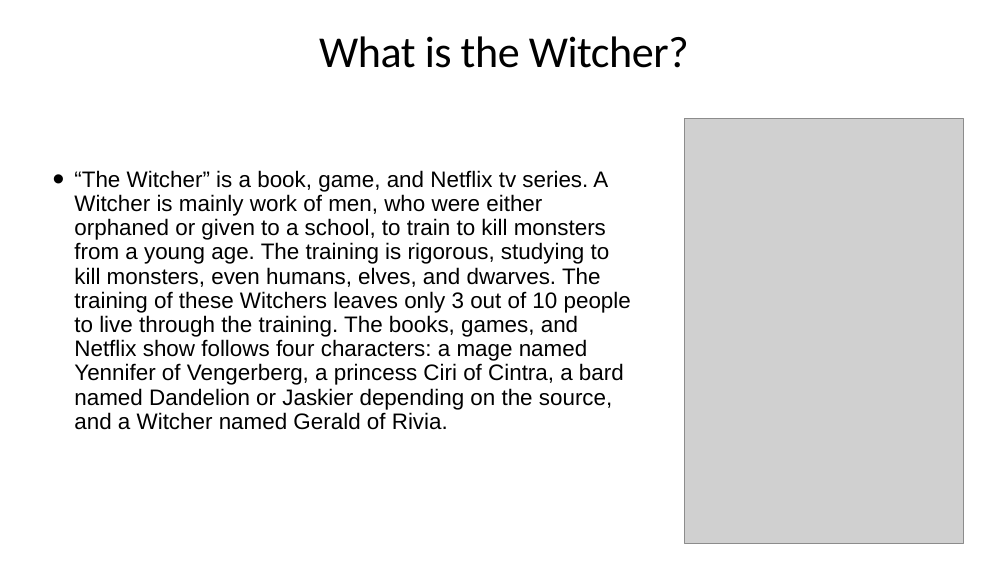
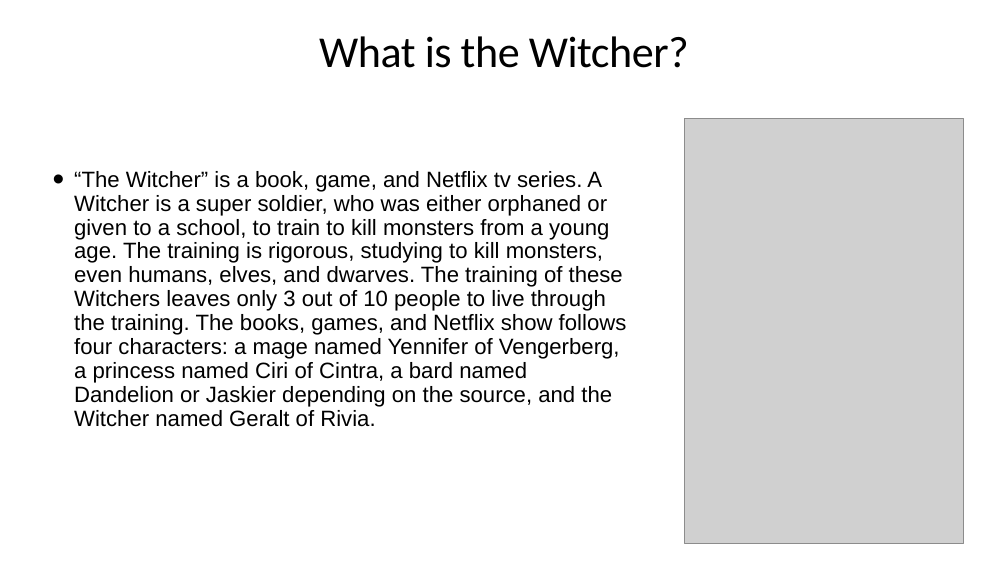
Before and after one commit to Jake-guerrero/The-Witcher, a slide deck: slide 2 of The witcher.pptx. Drawn at 1008x567 pixels with LibreOffice and Linux fonts; fonts in the diff are those of the drawing; grey boxes stand for pictures. Boxes give left, top, right and bottom in pixels: in the first picture for what was removed or moved away, otherwise in the second. Text is boxed around its words. In the diff, an @@ line names an element or a change of style, - is before the commit and + after.

```diff
--- a/The witcher.pptx
+++ b/The witcher.pptx
@@ text at bbox=[74, 171, 627, 427]: text changed; size 42.7 to 42.2 pt @@
-• “The Witcher” is a book, game, and Netflix tv series. A Witcher is mainly work of men, who were either orphaned or given to a school, to train to kill monsters from a young age. The training is rigorous, studying to kill monsters, even humans, elves, and dwarves. The training of these Witchers leaves only 3 out of 10 people to live through the training. The books, games, and Netflix show follows four characters: a mage named Yennifer of Vengerberg, a princess Ciri of Cintra, a bard named Dandelion or Jaskier depending on the source, and a Witcher named Gerald of Rivia.
+• “The Witcher” is a book, game, and Netflix tv series. A Witcher is a super soldier, who was either orphaned or given to a school, to train to kill monsters from a young age. The training is rigorous, studying to kill monsters, even humans, elves, and dwarves. The training of these Witchers leaves only 3 out of 10 people to live through the training. The books, games, and Netflix show follows four characters: a mage named Yennifer of Vengerberg, a princess named Ciri of Cintra, a bard named Dandelion or Jaskier depending on the source, and the Witcher named Geralt of Rivia.
```
Also in this commit, not shown: 3 other slides changed, 1 other file.
